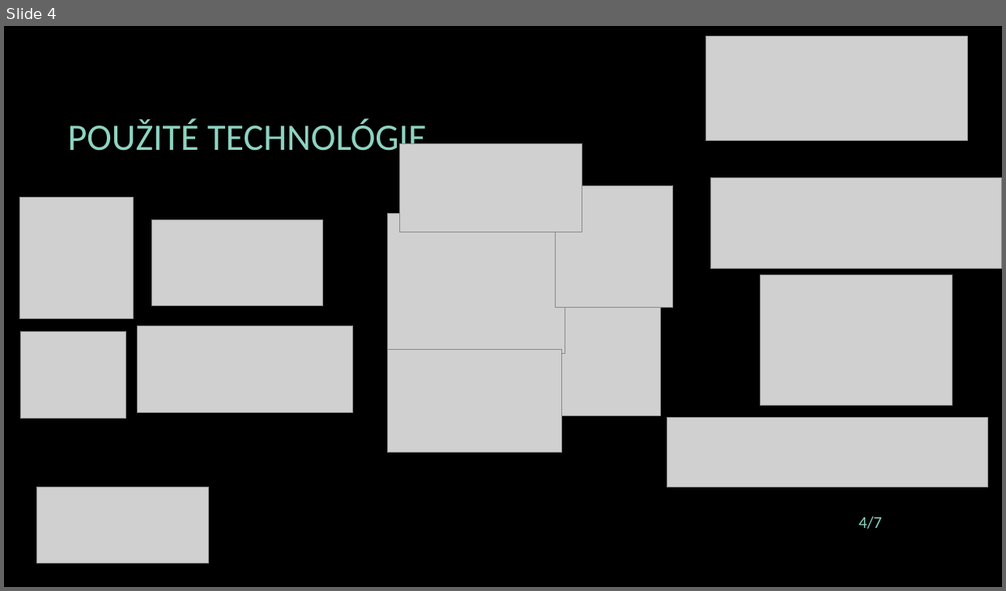
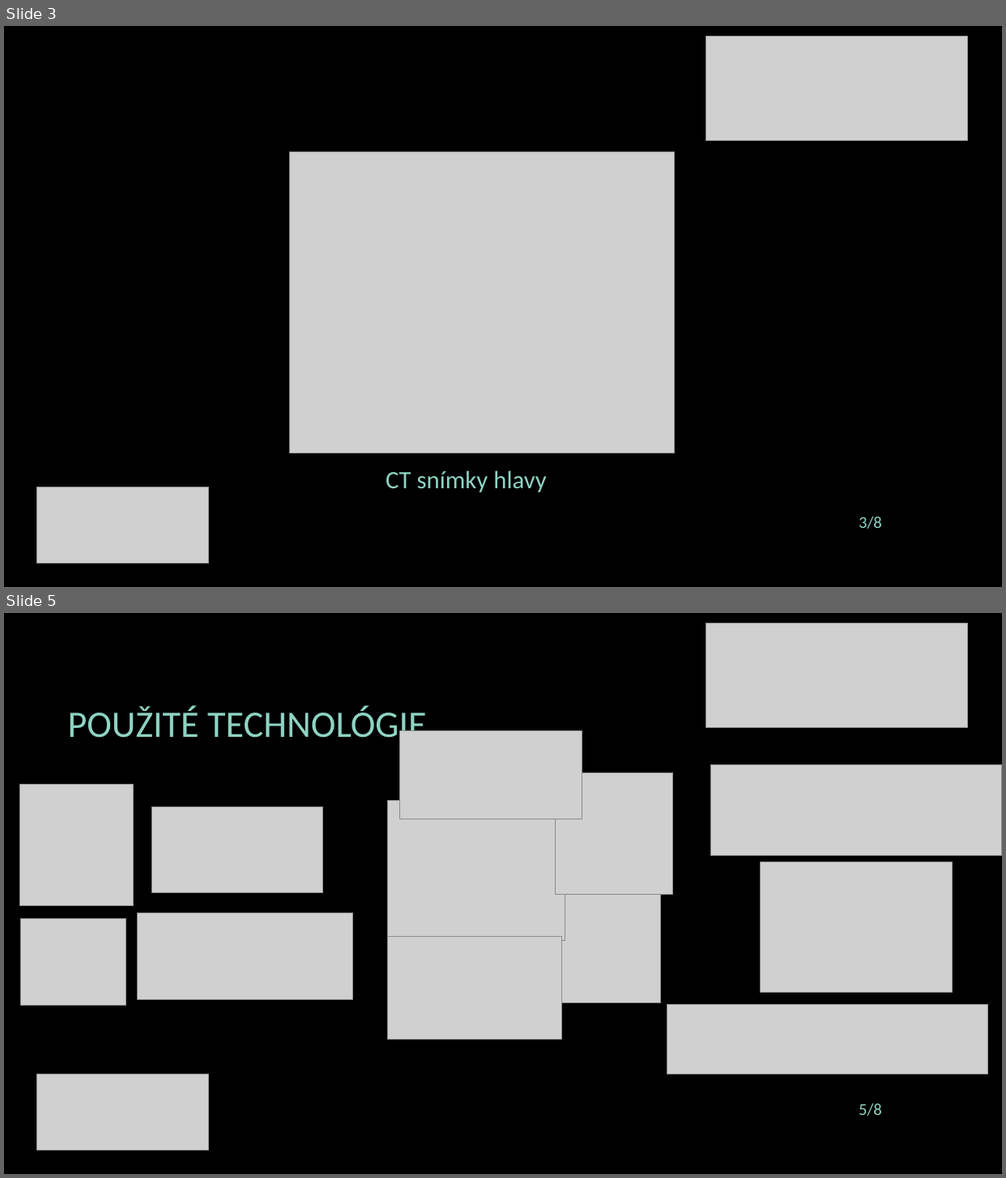
Before and after one commit to rbalaz/liveproject3dglove-, a slide deck: tp_presentation.pptx. Shown one above the other, each under a label of ours: slide 4 before the commit, slides 3 and 5 after it; the slides between them are not shown. The pictures are 1006x591 and 1006x1178 pixels, drawn with LibreOffice and Linux fonts; fonts in the diff are those of the drawing; grey boxes stand for pictures; background and template pictures are left out. Boxes give left, top, right and bottom in pixels: in the first picture for what was removed or moved away, otherwise in the second. Text is boxed around its words. In the diff, an @@ line names an element or a change of style, - is before the commit and + after.

```diff
--- a/tp_presentation.pptx
+++ b/tp_presentation.pptx
@@ slide 3 added at (4, 26, 1002, 587), background picture (left out) @@
@@ picture added at (706, 37, 967, 141) @@
@@ picture added at (290, 152, 675, 454) @@
@@ picture added at (37, 487, 208, 564) @@
@@ text added at (386, 471, 546, 493), 24 pt, text #8ED3C2 @@
+CT snímky hlavy
@@ page number added at (859, 517, 882, 529), 16 pt, text #8ED3C2 @@
+3/8
@@ what was slide 4 is now slide 5 @@
@@ page number at (859, 1104, 882, 1116): text changed @@
-4/7
+5/8
```
Also in this commit, not shown: 4 slides changed, 1 other file.
